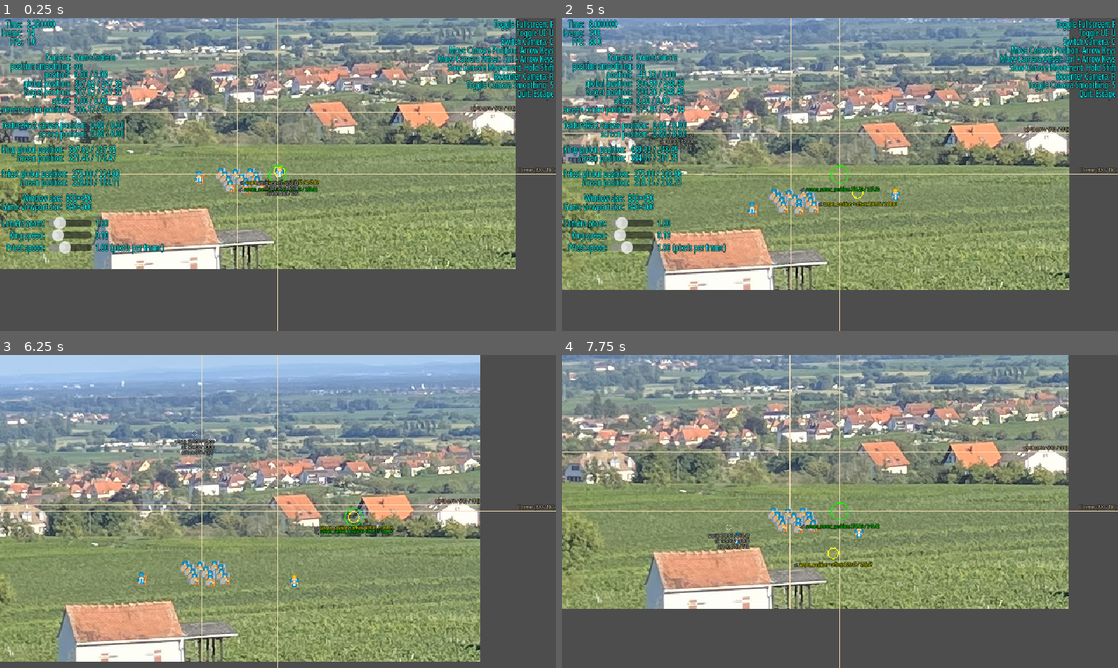
Above: before the commit, frames 1-4 (two rows, left to right).
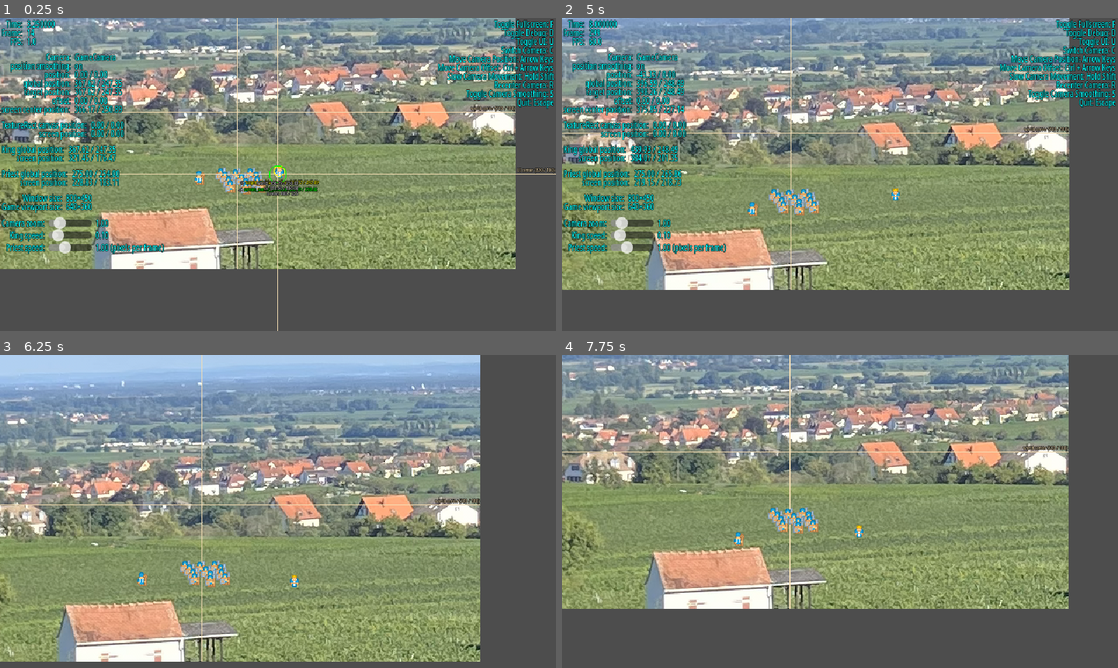
Above: after the commit, the same moments.

Repository: Toxe/godot-pixel-style
Game: Godot game, scene res://scenes/main.tscn
Two runs of this game, one before a commit and one after it. Both use one fixed random seed, a clock stepped at 60 frames per second and the inputs below.
Inputs (mouse positions are in pixels of both pictures, inside the frame that each line leads up to):
- Up to frame 1 (0.25 s): no input
- Up to frame 2 (5 s): tap Enter at 0.5 s; move the mouse to (962, 158) at 0.52 s; hold Right (ui_right) 0.53-1.28 s; hold R (recenter_camera) 0.53-1.28 s; tap C (switch_camera) at 0.8, 1.35, 3.05 s; move the mouse to (728, 190) at 1.27 s; hold Down (ui_down) 1.28-2.03 s; tap S (toggle_camera_smoothing) at 1.55, 3.8, 4.35 s; move the mouse to (895, 105) at 2.02 s; hold Right (ui_right) 2.03-2.78 s; hold S (toggle_camera_smoothing) 2.03-2.78 s; tap R (recenter_camera) at 2.3, 2.85, 4.55 s; move the mouse to (812, 237) at 2.77 s; hold Up (ui_up) 2.78-3.53 s; move the mouse to (1006, 221) at 3.52 s; hold C (switch_camera) 3.53-4.28 s; hold Left (ui_left) from 3.53 s (still down); tap F (toggle_fullscreen) at 4.15 s; move the mouse to (673, 127) at 4.27 s; tap D (toggle_debug_draw, bound only after the commit) at 4.9 s
- Up to frame 3 (6.25 s): move the mouse to (305, 511) at 5.02 s; release Left (ui_left) at 5.03 s; hold Down (ui_down) 5.03-5.78 s; hold U (toggle_ui) 5.03-5.78 s; tap C (switch_camera) at 5.3 s; move the mouse to (194, 433) at 5.77 s; hold Right (ui_right) from 5.78 s (still down); tap Shift at 5.85 s; tap S (toggle_camera_smoothing) at 6.05 s
- Up to frame 4 (7.75 s): move the mouse to (962, 495) at 6.52 s; release Right (ui_right) at 6.53 s; hold Up (ui_up) 6.53-7.28 s; hold R (recenter_camera) 6.53-7.28 s; tap Ctrl at 6.6 s; move the mouse to (728, 527) at 7.27 s; hold Right (ui_right) from 7.28 s (still down); tap R (recenter_camera) at 7.35 s; tap C (switch_camera) at 7.55 s

The runs differ from the first frame. In frame 1, 2.6% of the frame differs, in the area x 78-100%, y 3-30%; in frame 2, 3.5%, in the area x 0-100%, y 0-100%; in frame 3, 1.0%; in frame 4, 1.1%.

Commit message:
Add debug draw toggle

Diff:
--- a/PixelStyle/project.godot
+++ b/PixelStyle/project.godot
@@ -39,9 +39,34 @@
 
 [input]
 
+toggle_camera_smoothing={
+"deadzone": 0.2,
+"events": [Object(InputEventKey,"resource_local_to_scene":false,"resource_name":"","device":-1,"window_id":0,"alt_pressed":false,"shift_pressed":false,"ctrl_pressed":false,"meta_pressed":false,"pressed":false,"keycode":0,"physical_keycode":83,"key_label":0,"unicode":115,"location":0,"echo":false,"script":null)
+]
+}
+toggle_debug_draw={
+"deadzone": 0.2,
+"events": [Object(InputEventKey,"resource_local_to_scene":false,"resource_name":"","device":-1,"window_id":0,"alt_pressed":false,"shift_pressed":false,"ctrl_pressed":false,"meta_pressed":false,"pressed":false,"keycode":0,"physical_keycode":68,"key_label":0,"unicode":100,"location":0,"echo":false,"script":null)
+]
+}
+toggle_fullscreen={
+"deadzone": 0.2,
+"events": [Object(InputEventKey,"resource_local_to_scene":false,"resource_name":"","device":-1,"window_id":0,"alt_pressed":false,"shift_pressed":false,"ctrl_pressed":false,"meta_pressed":false,"pressed":false,"keycode":0,"physical_keycode":70,"key_label":0,"unicode":102,"location":0,"echo":false,"script":null)
+]
+}
 toggle_ui={
 "deadzone": 0.2,
 "events": [Object(InputEventKey,"resource_local_to_scene":false,"resource_name":"","device":-1,"window_id":0,"alt_press …(192 unchanged characters)…
+]
+}
+recenter_camera={
+"deadzone": 0.2,
+"events": [Object(InputEventKey,"resource_local_to_scene":false,"resource_name":"","device":-1,"window_id":0,"alt_pressed":false,"shift_pressed":false,"ctrl_pressed":false,"meta_pressed":false,"pressed":false,"keycode":0,"physical_keycode":82,"key_label":0,"unicode":114,"location":0,"echo":false,"script":null)
+]
+}
+switch_camera={
+"deadzone": 0.2,
+"events": [Object(InputEventKey,"resource_local_to_scene":false,"resource_name":"","device":-1,"window_id":0,"alt_pressed":false,"shift_pressed":false,"ctrl_pressed":false,"meta_pressed":false,"pressed":false,"keycode":0,"physical_keycode":67,"key_label":0,"unicode":99,"location":0,"echo":false,"script":null)
 ]
 }
 quit={
@@ -49,26 +74,6 @@
 "events": [Object(InputEventKey,"resource_local_to_scene":false,"resource_name":"","device":-1,"window_id":0,"alt_press …(195 unchanged characters)…
 ]
 }
-toggle_fullscreen={
-"deadzone": 0.2,
-"events": [Object(InputEventKey,"resource_local_to_scene":false,"resource_name":"","device":-1,"window_id":0,"alt_pressed":false,"shift_pressed":false,"ctrl_pressed":false,"meta_pressed":false,"pressed":false,"keycode":0,"physical_keycode":70,"key_label":0,"unicode":102,"location":0,"echo":false,"script":null)
-]
-}
-switch_camera={
-"deadzone": 0.2,
-"events": [Object(InputEventKey,"resource_local_to_scene":false,"resource_name":"","device":-1,"window_id":0,"alt_pressed":false,"shift_pressed":false,"ctrl_pressed":false,"meta_pressed":false,"pressed":false,"keycode":0,"physical_keycode":67,"key_label":0,"unicode":99,"location":0,"echo":false,"script":null)
-]
-}
-toggle_camera_smoothing={
-"deadzone": 0.2,
-"events": [Object(InputEventKey,"resource_local_to_scene":false,"resource_name":"","device":-1,"window_id":0,"alt_pressed":false,"shift_pressed":false,"ctrl_pressed":false,"meta_pressed":false,"pressed":false,"keycode":0,"physical_keycode":83,"key_label":0,"unicode":115,"location":0,"echo":false,"script":null)
-]
-}
-recenter_camera={
-"deadzone": 0.2,
-"events": [Object(InputEventKey,"resource_local_to_scene":false,"resource_name":"","device":-1,"window_id":0,"alt_pressed":false,"shift_pressed":false,"ctrl_pressed":false,"meta_pressed":false,"pressed":false,"keycode":0,"physical_keycode":82,"key_label":0,"unicode":114,"location":0,"echo":false,"script":null)
-]
-}
 
 [rendering]
 
--- a/PixelStyle/scenes/ui.gd
+++ b/PixelStyle/scenes/ui.gd
@@ -16,6 +16,8 @@
 @onready var priest_speed_slider: HSlider = $HBoxContainer/VBoxContainer/GridContainer/PriestSpeedSlider
 @onready var priest_speed_label: Label = $HBoxContainer/VBoxContainer/GridContainer/PriestSpeedLabel
 @onready var window_size_label: Label = $HBoxContainer/VBoxContainer/HBoxContainer5/WindowSizeLabel
+
+var debug_draw_enabled := true
 
 
 func _process(delta: float) -> void:
@@ -56,17 +58,20 @@
 
 
 func _draw() -> void:
-    DebugDraw.draw_axes(self, size / 2.0, "UI center", Color.WHEAT, Color.BLACK)
+    if !debug_draw_enabled:
+        return
+
+    DebugDraw.draw_axes(self , size / 2.0, "UI center", Color.WHEAT, Color.BLACK)
 
     var camera_target_position_plus_offset := camera_manager.current_camera.get_target_position() + camera_manager.current_camera.offset
-    DebugDraw.draw_labeled_circle(self, transform_world_to_ui_coords(camera_target_position_plus_offset), 6, Color.YELLOW, Color.BLACK, 1, ["🎥 target_position + offset: %s" % [Format.format_position(camera_target_position_plus_offset)]])
-    DebugDraw.draw_labeled_circle(self, transform_world_to_ui_coords(camera_manager.current_camera.get_screen_center_position()), 10, Color.GREEN, Color.BLACK, 1, ["🎥 screen_center_position: %s" % [Format.format_position(camera_manager.current_camera.get_screen_center_position())]])
+    DebugDraw.draw_labeled_circle(self , transform_world_to_ui_coords(camera_target_position_plus_offset), 6, Color.YELLOW, Color.BLACK, 1, ["🎥 target_position + offset: %s" % [Format.format_position(camera_target_position_plus_offset)]])
+    DebugDraw.draw_labeled_circle(self , transform_world_to_ui_coords(camera_manager.current_camera.get_screen_center_position()), 10, Color.GREEN, Color.BLACK, 1, ["🎥 screen_center_position: %s" % [Format.format_position(camera_manager.current_camera.get_screen_center_position())]])
 
     if !camera_manager.current_camera.offset.is_zero_approx():
         var from := transform_world_to_ui_coords(camera_manager.current_camera.get_target_position())
         var to := transform_world_to_ui_coords(camera_target_position_plus_offset)
         draw_line(from, to, Color.LIGHT_GRAY, 0.5)
-        DebugDraw.draw_labeled_circle(self, from, 3, Color.LIGHT_GRAY, Color.BLACK, 0.5, ["🎥 target_position (without offset): %s" % [Format.format_position(camera_manager.current_camera.get_target_position())]])
+        DebugDraw.draw_labeled_circle(self , from, 3, Color.LIGHT_GRAY, Color.BLACK, 0.5, ["🎥 target_position (without offset): %s" % [Format.format_position(camera_manager.current_camera.get_target_position())]])
 
     var mouse_coords := get_local_mouse_position()
     var world_coords := transform_ui_to_world_coords(mouse_coords)
@@ -76,7 +81,7 @@
         "ui: %s" % [Format.format_position(mouse_coords)],
         "screen: %s" % [Format.format_position(screen_coords, true)],
     ]
-    DebugDraw.draw_labeled_circle(self, mouse_coords, 3, Color.LIGHT_GRAY, Color.BLACK, 0.25, lines)
+    DebugDraw.draw_labeled_circle(self , mouse_coords, 3, Color.LIGHT_GRAY, Color.BLACK, 0.25, lines)
 
 
 func _unhandled_key_input(event: InputEvent) -> void:
@@ -87,6 +92,8 @@
             DisplayServer.window_set_mode(DisplayServer.WindowMode.WINDOW_MODE_FULLSCREEN)
     elif event.is_action_pressed("toggle_ui"):
         ($HBoxContainer as Control).visible = !($HBoxContainer as Control).visible
+    elif event.is_action_pressed("toggle_debug_draw"):
+        debug_draw_enabled = !debug_draw_enabled
     elif event.is_action_pressed("switch_camera"):
         camera_manager.next_camera()
     elif event.is_action_pressed("recenter_camera"):
--- a/PixelStyle/scenes/ui.tscn
+++ b/PixelStyle/scenes/ui.tscn
@@ -159,6 +159,7 @@
 layout_mode = 2
 size_flags_vertical = 0
 text = "Toggle Fullscreen: F
+Toggle Debug: D
 Toggle UI: U
 Switch Camera: C
 Move Camera Position: Arrow Keys
